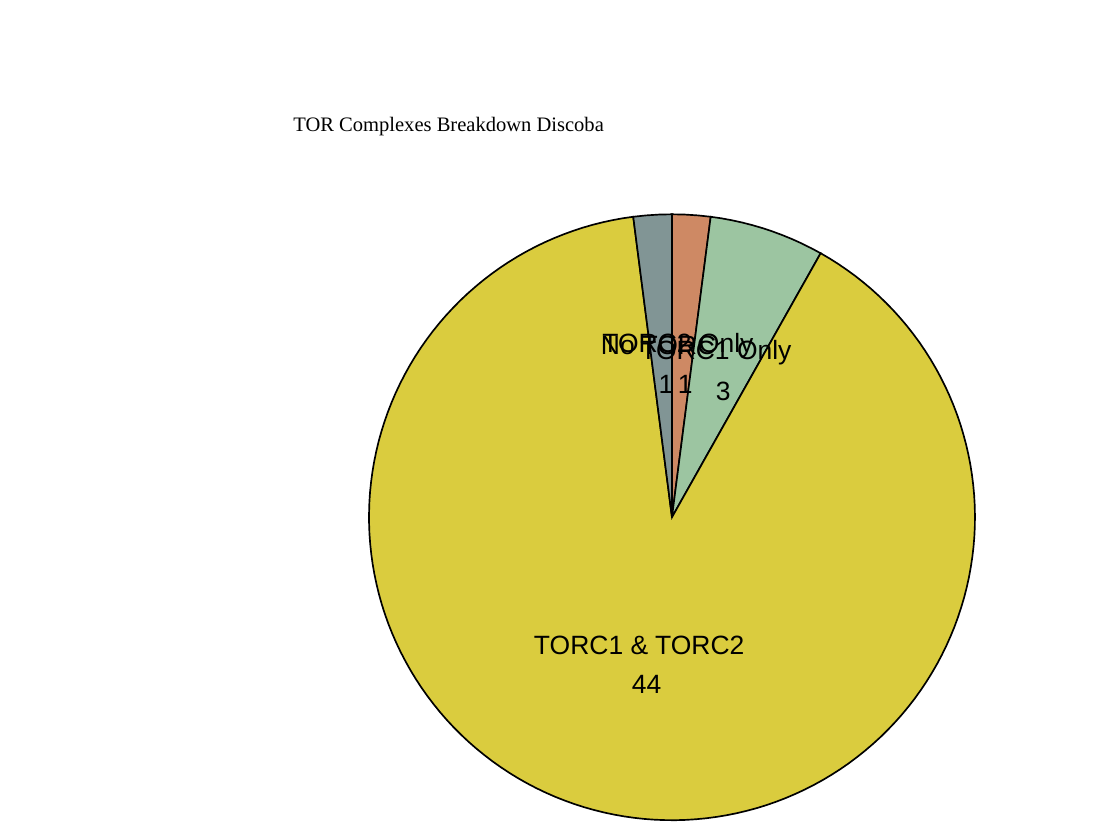
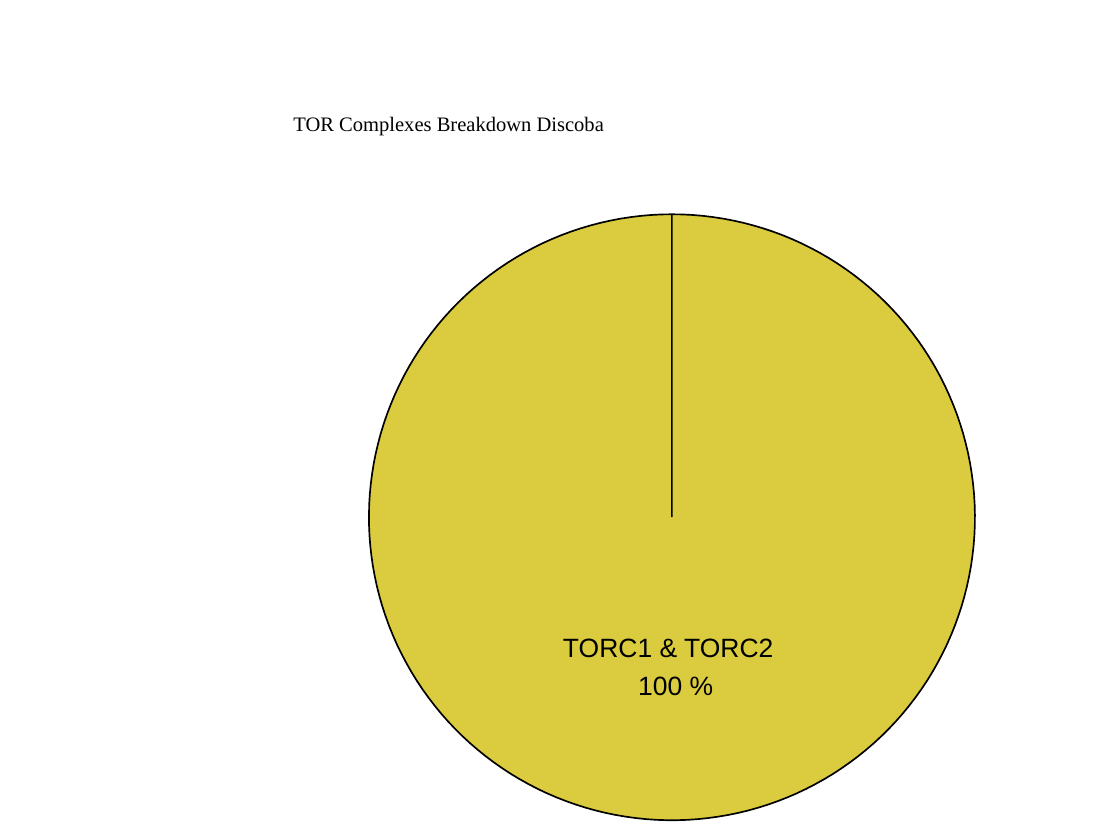
Before and after one commit to Dellaraam/TOR_phylogenetics, a slide deck: slide 1 of Images/Figures_PPT/ComponentsDiscobaPieChart.pptx. Drawn at 1120x840 pixels with LibreOffice and Linux fonts; fonts in the diff are those of the drawing. Boxes give left, top, right and bottom in pixels: in the first picture for what was removed or moved away, otherwise in the second. Text is boxed around its words. In the diff, an @@ line names an element or a change of style, - is before the commit and + after.

```diff
--- a/Images/Figures_PPT/ComponentsDiscobaPieChart.pptx
+++ b/Images/Figures_PPT/ComponentsDiscobaPieChart.pptx
@@ freeform shape at box(368, 214, 974, 820): outline redrawn @@
@@ group removed at box(601, 214, 821, 693): 7 texts, 3 freeform shapes @@
-TORC2 Only
-1
-TORC1 Only
-3
-44
-No TORC
-1
@@ text "TORC1 & TORC2": place and size @@
-text "TORC1 & TORC2" at box(534, 635, 744, 655)
+text "TORC1 & TORC2" at box(563, 638, 773, 658)
@@ text added at box(638, 676, 682, 696), 17.1 pt, text #000000 @@
+100 %
```
Also in this commit, not shown: 47 other files.
